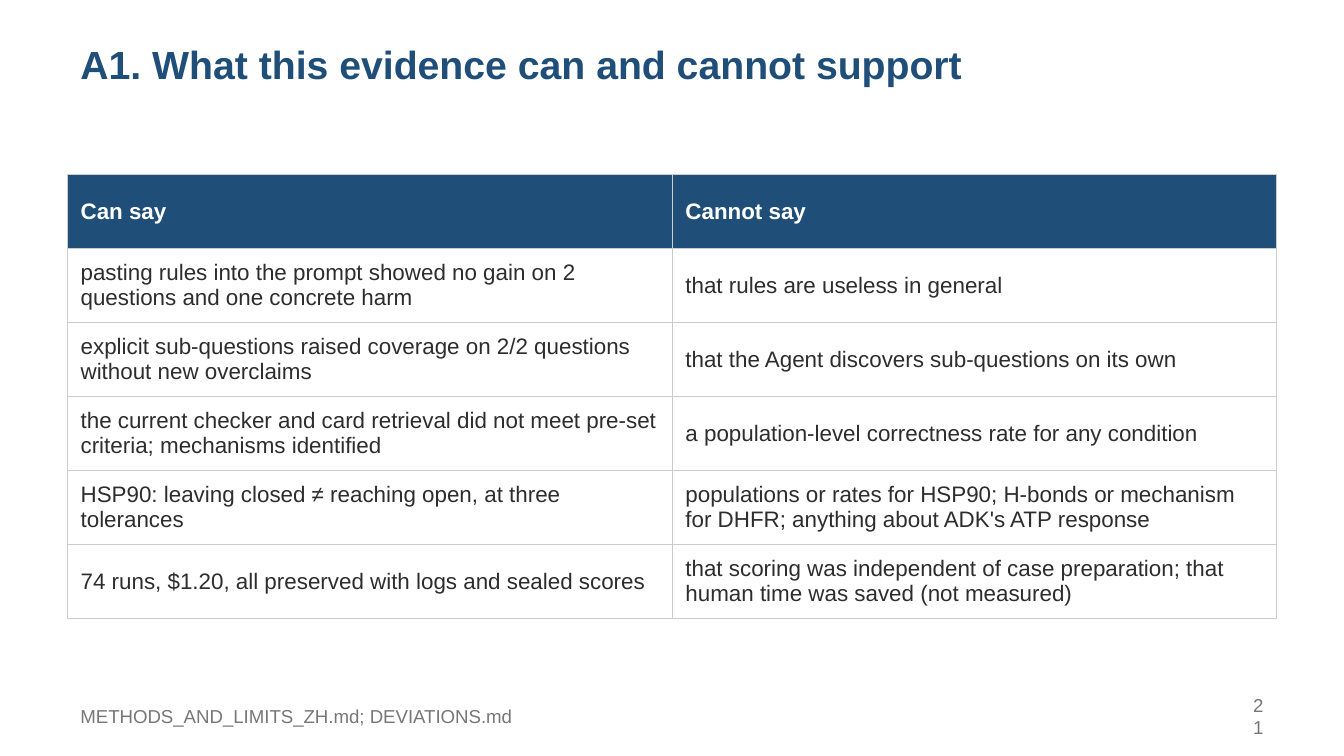
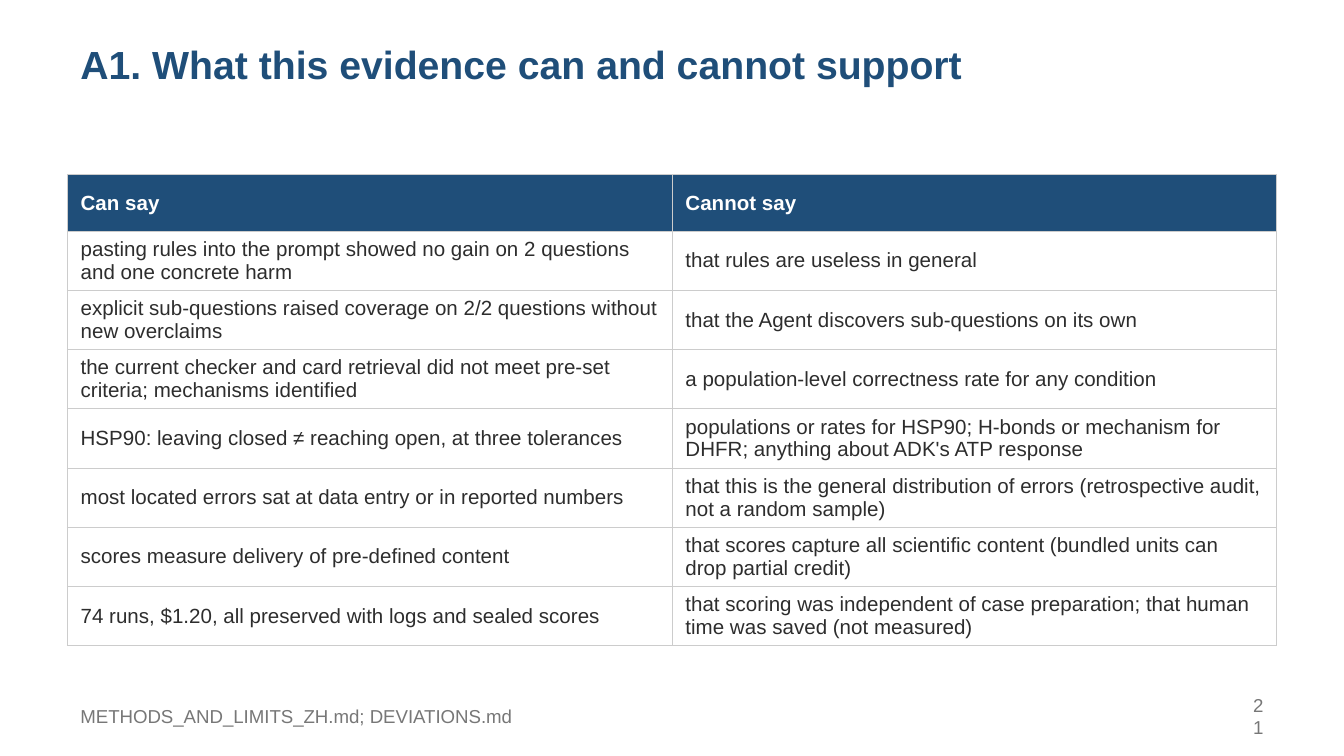
Before and after one commit to alex051107/dynamics-atlas-harness, a slide deck: slide 21 of review/rules-agent-study-20260909/development-results/SOOJUNG_DISCUSSION_20260910_EN.pptx. Drawn at 1344x756 pixels with LibreOffice and Linux fonts; fonts in the diff are those of the drawing. Boxes give left, top, right and bottom in pixels: in the first picture for what was removed or moved away, otherwise in the second. Text is boxed around its words. In the diff, an @@ line names an element or a change of style, - is before the commit and + after.

```diff
--- a/review/rules-agent-study-20260909/development-results/SOOJUNG_DISCUSSION_20260910_EN.pptx
+++ b/review/rules-agent-study-20260909/development-results/SOOJUNG_DISCUSSION_20260910_EN.pptx
@@ table at (67, 175, 1277, 643) @@
+row 6: most located errors sat at data entry or in reported numbers | that this is the general distribution of errors (retrospective audit, not a random sample)
+row 7: scores measure delivery of pre-defined content | that scores capture all scientific content (bundled units can drop partial credit)
```
Also in this commit, not shown: 13 other slides changed, 2 slides added, 1 slide removed, 8 other files.
